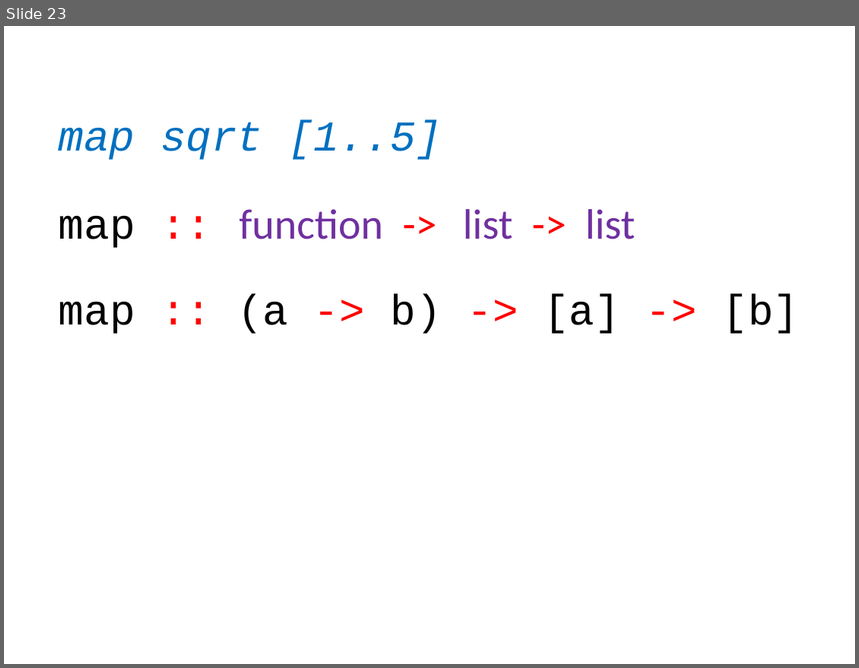
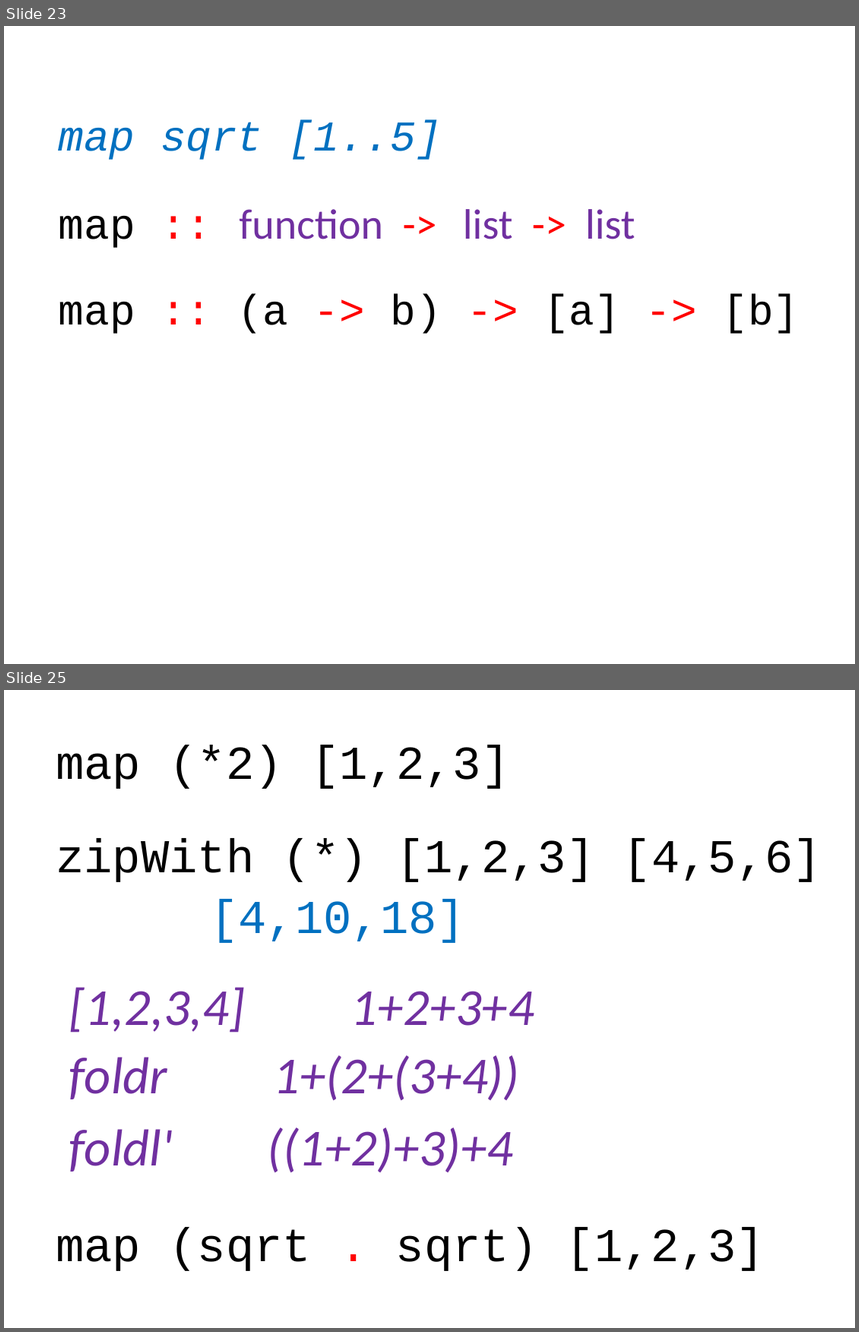
Before and after one commit to dominicprior/beginning-haskell-course, a slide deck: beginning-haskell.pptx. Shown one above the other, each under a label of ours: slide 23 before the commit, slides 23 and 25 after it; the slides between them are not shown. The pictures are 859x668 and 859x1332 pixels, drawn with LibreOffice and Linux fonts; fonts in the diff are those of the drawing. Boxes give left, top, right and bottom in pixels: in the first picture for what was removed or moved away, otherwise in the second. Text is boxed around its words. In the diff, an @@ line names an element or a change of style, - is before the commit and + after.

```diff
--- a/beginning-haskell.pptx
+++ b/beginning-haskell.pptx
@@ slide 25 added at (4, 690, 855, 1328), background #FFFFFF @@
@@ text added at (56, 745, 509, 789), 40 pt, text #000000 @@
+map (*2) [1,2,3]
@@ text added at (56, 839, 822, 882), 40 pt, text #000000 @@
+zipWith (*) [1,2,3] [4,5,6]
@@ text added at (210, 899, 465, 943), 40 pt, text #0070C0 @@
+[4,10,18]
@@ text added at (69, 987, 534, 1033), 44 pt, text #7030A0, italic @@
+[1,2,3,4] 1+2+3+4
@@ text added at (69, 1056, 520, 1100), 44 pt, text #7030A0, italic @@
+foldr 1+(2+(3+4))
@@ text added at (69, 1128, 513, 1173), 44 pt, text #7030A0, italic @@
+foldl' ((1+2)+3)+4
@@ text added at (56, 1228, 765, 1271), 40 pt, text #000000 @@
+map (sqrt . sqrt) [1,2,3]
```
Also in this commit, not shown: 4 slides changed, 3 other slides added.
